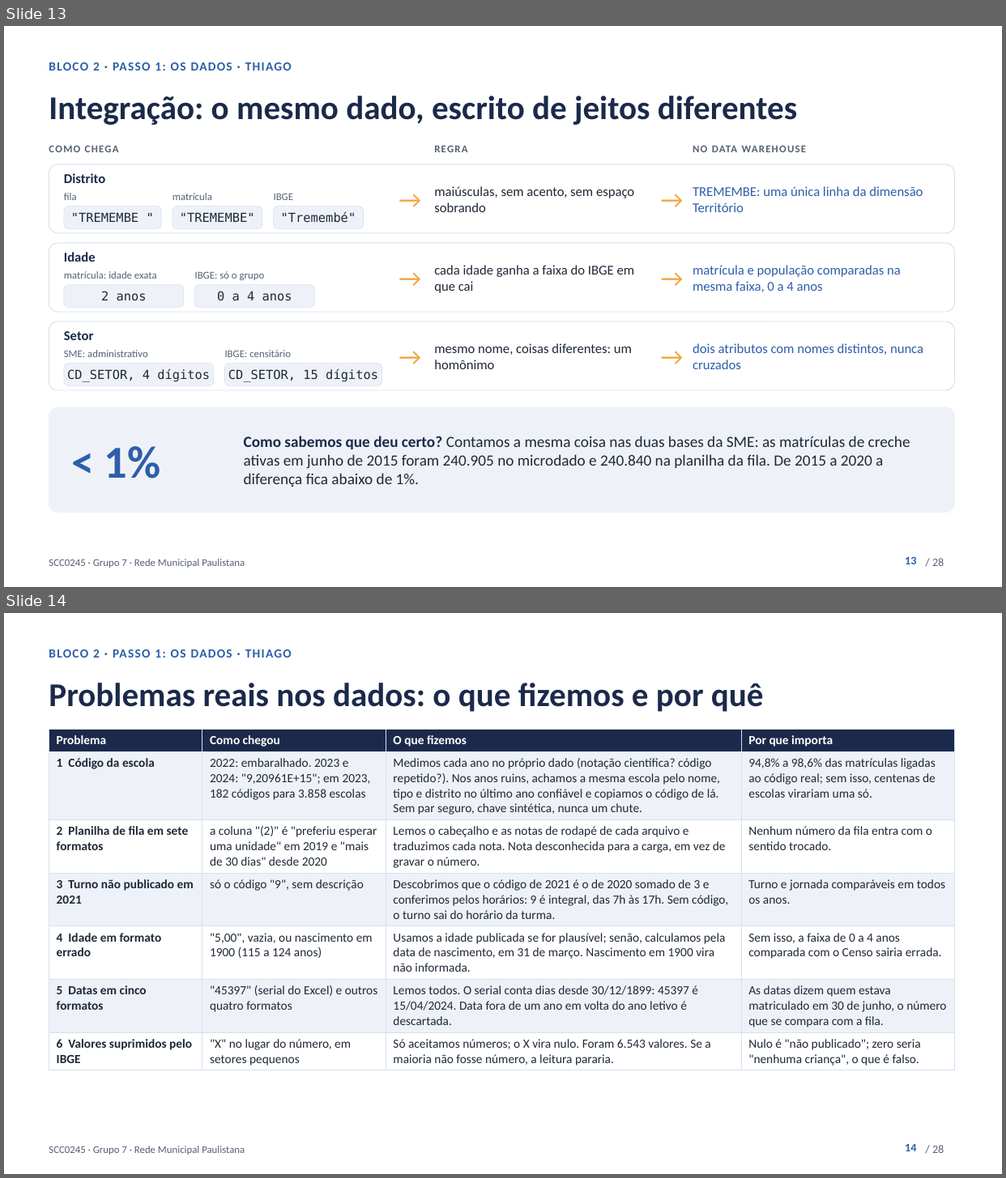
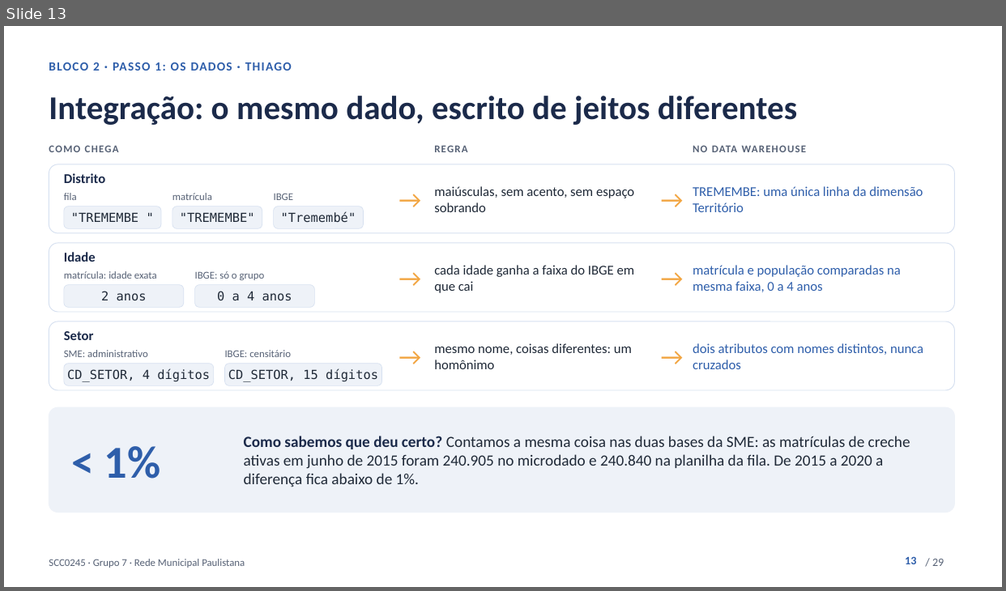
Before and after one commit to kevennlaranjeira/OLAP2026, a slide deck: docs/apresentacao/apresentacao-projeto1.pptx. Shown one above the other, each under a label of ours: slides 13 and 14 before the commit, slide 13 after it. The pictures are 1006x1178 and 1006x591 pixels, drawn with LibreOffice and Linux fonts; fonts in the diff are those of the drawing. Boxes give left, top, right and bottom in pixels: in the first picture for what was removed or moved away, otherwise in the second. Text is boxed around its words. In the diff, an @@ line names an element or a change of style, - is before the commit and + after.

```diff
--- a/docs/apresentacao/apresentacao-projeto1.pptx
+++ b/docs/apresentacao/apresentacao-projeto1.pptx
@@ slide 14 removed at box(4, 613, 1002, 1174), background #FFFFFF; not listed: 2 template elements that a slide beside it also shows @@
@@ text removed at box(49, 649, 292, 658) @@
-BLOCO 2 · PASSO 1: OS DADOS · THIAGO
@@ text removed at box(49, 683, 764, 712) @@
-Problemas reais nos dados: o que fizemos e por quê
@@ table removed at box(49, 729, 955, 1069), 7 rows, 4 columns @@
-Problema | Como chegou | O que fizemos | Por que importa
-1 Código da escola | 2022: embaralhado. 2023 e 2024: "9,20961E+15"; em 2023, 182 códigos para 3.858 escolas | Medimos cada ano no próprio dado (notação científica? código repetido?). Nos anos ruins, achamos a mesma escola pelo nome, tipo e distrito no último ano confiável e copiamos o código de lá. Sem par seguro, chave sintética, nunca um chute. | 94,8% a 98,6% das matrículas ligadas ao código real; sem isso, centenas de escolas virariam uma só.
-2 Planilha de fila em sete formatos | a coluna "(2)" é "preferiu esperar uma unidade" em 2019 e "mais de 30 dias" desde 2020 | Lemos o cabeçalho e as notas de rodapé de cada arquivo e traduzimos cada nota. Nota desconhecida para a carga, em vez de gravar o número. | Nenhum número da fila entra com o sentido trocado.
-3 Turno não publicado em 2021 | só o código "9", sem descrição | Descobrimos que o código de 2021 é o de 2020 somado de 3 e conferimos pelos horários: 9 é integral, das 7h às 17h. Sem código, o turno sai do horário da turma. | Turno e jornada comparáveis em todos os anos.
-4 Idade em formato errado | "5,00", vazia, ou nascimento em 1900 (115 a 124 anos) | Usamos a idade publicada se for plausível; senão, calculamos pela data de nascimento, em 31 de março. Nascimento em 1900 vira não informada. | Sem isso, a faixa de 0 a 4 anos comparada com o Censo sairia errada.
-5 Datas em cinco formatos | "45397" (serial do Excel) e outros quatro formatos | Lemos todos. O serial conta dias desde 30/12/1899: 45397 é 15/04/2024. Data fora de um ano em volta do ano letivo é descartada. | As datas dizem quem estava matriculado em 30 de junho, o número que se compara com a fila.
-6 Valores suprimidos pelo IBGE | "X" no lugar do número, em setores pequenos | Só aceitamos números; o X vira nulo. Foram 6.543 valores. Se a maioria não fosse número, a leitura pararia. | Nulo é "não publicado"; zero seria "nenhuma criança", o que é falso.
@@ page number removed at box(905, 1144, 916, 1152) @@
-14
@@ slide 13 changed as well @@
@@ text at box(932, 559, 944, 566): text changed @@
-/ 28
+/ 29
```
Also in this commit, not shown: 25 other slides changed, 2 slides added, 7 other files.
